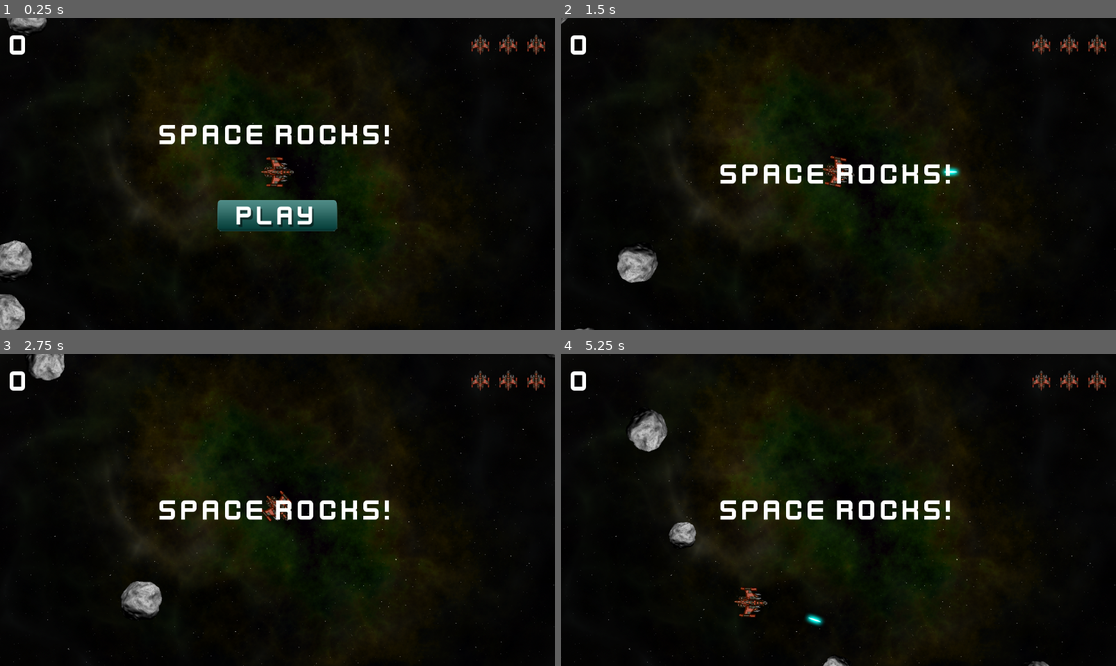
Above: before the commit, frames 1-4 (two rows, left to right).
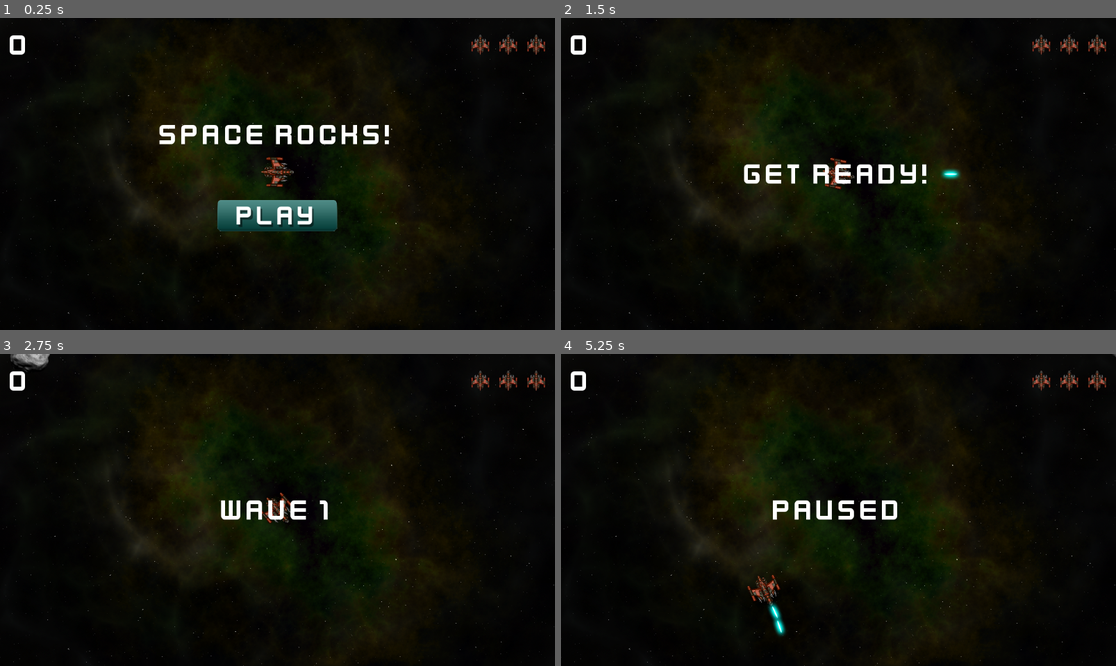
Above: after the commit, the same moments.

Repository: sam0622/Space-Rocks
Game: Godot game, scene res://assets/Main/main.tscn
Two runs of this game, one before a commit and one after it. Both use one fixed random seed, a clock stepped at 60 frames per second and the inputs below.
Inputs (mouse positions are in pixels of both pictures, inside the frame that each line leads up to):
- Up to frame 1 (0.25 s): no input
- Up to frame 2 (1.5 s): click (838, 214) at 0.5 s; hold D (rotate_right) from 1.28 s (still down); hold Space (shoot) from 1.28 s (still down)
- Up to frame 3 (2.75 s): release D (rotate_right) at 2.03 s; release Space (shoot) at 2.03 s; hold A (rotate_left) from 2.03 s (still down); tap Space (shoot) at 2.1 s
- Up to frame 4 (5.25 s): release A (rotate_left) at 2.78 s; hold D (rotate_right) 2.78-3.53 s; hold Space (shoot) 2.78-3.53 s; hold W (thrust) 3.53-4.28 s; tap Space (shoot) at 3.6, 5.1 s; hold Space (shoot) 4.28-5.03 s; hold A (rotate_left) from 4.28 s (still down); tap P (pause, bound only after the commit) at 4.9 s

The runs differ from the first frame. In frame 1, 1.2% of the frame differs, in the area x 0-9%, y 0-100%; in frame 2, 2.1%; in frame 3, 2.7%; in frame 4, 3.1%, in the area x 12-100%, y 0-100%.

Commit message:
Hud and level system and lives and dying and waves and new game and pause menu

Diff:
--- a/assets/Main/main.gd
+++ b/assets/Main/main.gd
@@ -9,8 +9,6 @@
 
 func _ready():
 	screensize = get_viewport().get_visible_rect().size
-	for i in 3:
-		spawn_rock(3)
 
 func spawn_rock(size, pos=null, vel=null):# Logic for rock spawning
 	if pos == null:
@@ -45,3 +43,32 @@
 	$Player.reset()
 	await $HUD/Timer.timeout
 	playing = true
+
+func new_level():
+	level += 1
+	$HUD.show_message("Wave %s" % level)
+	for i in level:
+		spawn_rock(3)
+
+func _process(delta):
+	if not playing:
+		return
+	if get_tree().get_nodes_in_group("rocks").size() == 0:
+		new_level()
+
+func game_over():
+	playing = false
+	$HUD.game_over()
+
+func _input(event):
+	if event.is_action_pressed("pause"):
+		if not playing:
+			return
+		get_tree().paused = not get_tree().paused
+		var message = $HUD/VBoxContainer/Message
+		if get_tree().paused:
+			message.text = "Paused"
+			message.show()
+		else:
+			message.text = ""
+			message.hide()
--- a/assets/Main/main.tscn
+++ b/assets/Main/main.tscn
@@ -13,6 +13,7 @@
 point_count = 5
 
 [node name="Main" type="Node"]
+process_mode = 3
 script = ExtResource("1_lt8pt")
 rock_scene = ExtResource("2_gux1f")
 
@@ -31,3 +32,7 @@
 [node name="RockSpawn" type="PathFollow2D" parent="RockPath"]
 
 [node name="HUD" parent="." instance=ExtResource("5_v7yuc")]
+
+[connection signal="dead" from="Player" to="." method="game_over"]
+[connection signal="lives_changed" from="Player" to="HUD" method="update_lives"]
+[connection signal="start_game" from="HUD" to="." method="new_game"]
--- a/assets/Player/player.gd
+++ b/assets/Player/player.gd
@@ -1,4 +1,7 @@
 extends RigidBody2D
+
+signal lives_changed
+signal dead
 
 @export var engine_power = 500
 @export var spin_power = 8000
@@ -10,6 +13,8 @@
 var screensize = Vector2.ZERO
 var thrust = Vector2.ZERO
 var rotation_dir = 0
+var reset_pos = false
+var lives = 0: set = set_lives
 
 enum{INIT, ALIVE, INVULNURABLE, DEAD}
 var state = INIT
@@ -19,16 +24,23 @@
 	state = ALIVE
 	$GunCooldown.wait_time = fire_rate
 
-func change_state(new_state):
+func change_state(new_state):# state engine
 	match new_state:
 		INIT:
 			$CollisionShape2D.set_deferred("disabled", true)
+			$Sprite2D.modulate.a = 0.5
 		ALIVE:
 			$CollisionShape2D.set_deferred("disabled", false)
+			$Sprite2D.modulate.a = 1.0
 		INVULNURABLE:
 			$CollisionShape2D.set_deferred("disabled", true)
+			$Sprite2D.modulate.a = 0.5
+			$InvulnerabilityTimer.start()
 		DEAD:
 			$CollisionShape2D.set_deferred("disabled", true)
+			$Sprite2D.hide()
+			linear_velocity = Vector2.ZERO
+			dead.emit()
 	state = new_state
 
 func _process(delta):
@@ -54,6 +66,9 @@
 	xform.origin.x = wrapf(xform.origin.x, 0, screensize.x)
 	xform.origin.y = wrapf(xform.origin.y, 0, screensize.y)
 	physics_state.transform = xform
+	if reset_pos:
+		physics_state.transform.origin = screensize / 2
+		reset_pos = false
 
 func shoot(): # Lets you shoot
 	if state == INVULNURABLE:
@@ -67,3 +82,34 @@
 
 func _on_gun_cooldown_timeout():
 	can_shoot = true
+
+func reset():# reset lives to 3 and do other things
+	reset_pos = true
+	$Sprite2D.show()
+	lives = 3
+	change_state(ALIVE)
+
+func set_lives(value):# set num of lives left
+	lives = value
+	lives_changed.emit(lives)
+	if lives <= 0:
+		change_state(DEAD)
+	else:
+		change_state(INVULNURABLE)
+
+
+func _on_invulnerability_timer_timeout():
+	change_state(ALIVE)
+
+
+func _on_body_entered(body):# when you hit a rock go boom boom
+	if body.is_in_group("rocks"):
+		body.explode()
+		lives -= 1
+		explode()
+
+func explode():
+	$Explosion.show()
+	$Explosion/AnimationPlayer.play("explosion")
+	await $Explosion/AnimationPlayer.animation_finished
+	$Explosion.hide()
--- a/assets/Player/player.tscn
+++ b/assets/Player/player.tscn
@@ -1,13 +1,16 @@
-[gd_scene load_steps=5 format=3 uid="uid://t3ypifga63q6"]
+[gd_scene load_steps=6 format=3 uid="uid://t3ypifga63q6"]
 
 [ext_resource type="Script" path="res://assets/player/player.gd" id="1_tf82g"]
 [ext_resource type="PackedScene" uid="uid://bwri6cqeskk3f" path="res://assets/bullet/bullet.tscn" id="2_gxyni"]
 [ext_resource type="Texture2D" uid="uid://bp2nnhv0snr1x" path="res://assets/Player/player_ship.png" id="2_tlypu"]
+[ext_resource type="PackedScene" uid="uid://crwosbyhvqott" path="res://assets/explosion/explosion.tscn" id="4_nwol1"]
 
 [sub_resource type="CircleShape2D" id="CircleShape2D_d3lbg"]
 radius = 31.0
 
 [node name="Player" type="RigidBody2D"]
+max_contacts_reported = 1
+contact_monitor = true
 script = ExtResource("1_tf82g")
 bullet_scene = ExtResource("2_gxyni")
 metadata/_edit_group_ = true
@@ -27,4 +30,13 @@
 one_shot = true
 autostart = true
 
+[node name="Explosion" parent="." instance=ExtResource("4_nwol1")]
+visible = false
+
+[node name="InvulnerabilityTimer" type="Timer" parent="."]
+wait_time = 2.0
+one_shot = true
+
+[connection signal="body_entered" from="." to="." method="_on_body_entered"]
 [connection signal="timeout" from="GunCooldown" to="." method="_on_gun_cooldown_timeout"]
+[connection signal="timeout" from="InvulnerabilityTimer" to="." method="_on_invulnerability_timer_timeout"]
--- a/project.godot
+++ b/project.godot
@@ -40,6 +40,11 @@
 "events": [Object(InputEventKey,"resource_local_to_scene":false,"resource_name":"","device":-1,"window_id":0,"alt_pressed":false,"shift_pressed":false,"ctrl_pressed":false,"meta_pressed":false,"pressed":false,"keycode":0,"physical_keycode":32,"key_label":0,"unicode":32,"echo":false,"script":null)
 ]
 }
+pause={
+"deadzone": 0.5,
+"events": [Object(InputEventKey,"resource_local_to_scene":false,"resource_name":"","device":-1,"window_id":0,"alt_pressed":false,"shift_pressed":false,"ctrl_pressed":false,"meta_pressed":false,"pressed":false,"keycode":0,"physical_keycode":80,"key_label":0,"unicode":112,"echo":false,"script":null)
+]
+}
 
 [physics]
 
